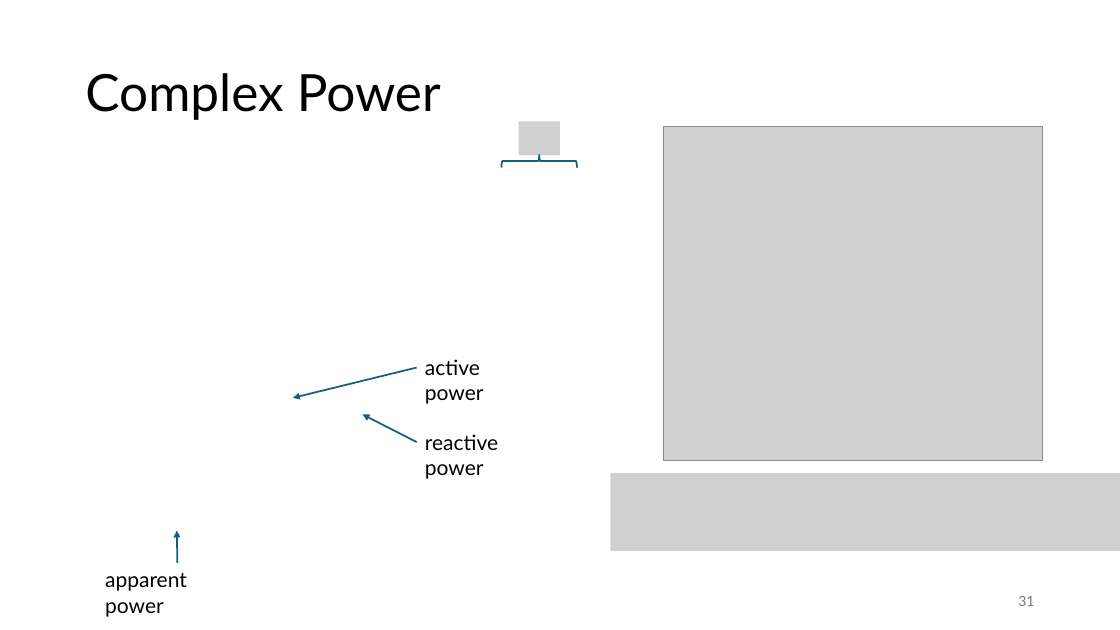
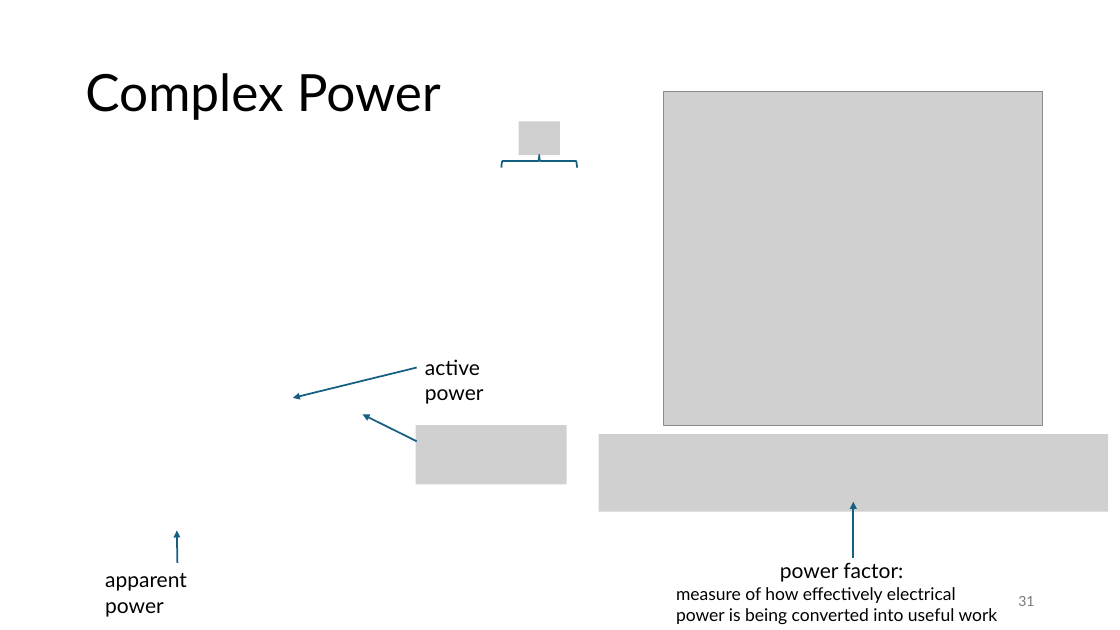
Before and after one commit to FelixWick/intro_electrical_eng, a slide deck: slide 31 of slides/4_ACtech.pptx. Drawn at 1120x630 pixels with LibreOffice and Linux fonts; fonts in the diff are those of the drawing; grey boxes stand for pictures. Boxes give left, top, right and bottom in pixels: in the first picture for what was removed or moved away, otherwise in the second. Text is boxed around its words. In the diff, an @@ line names an element or a change of style, - is before the commit and + after.

```diff
--- a/slides/4_ACtech.pptx
+++ b/slides/4_ACtech.pptx
@@ picture: place and size @@
-picture at [664,127,1044,461]
+picture at [664,91,1044,425]
@@ picture added at [416,425,567,485] @@
@@ text removed at [425,434,498,479] @@
-reactive power
@@ picture: place and size @@
-picture at [611,473,1120,550]
+picture at [599,434,1109,512]
@@ arrow added from (854, 559) to (854, 502), #156082 1.5 pt @@
@@ text added at [676,562,998,625], 15 pt, text #000000 @@
+power factor:
+measure of how effectively electrical power is being converted into useful work output
```
Also in this commit, not shown: 3 other files.
